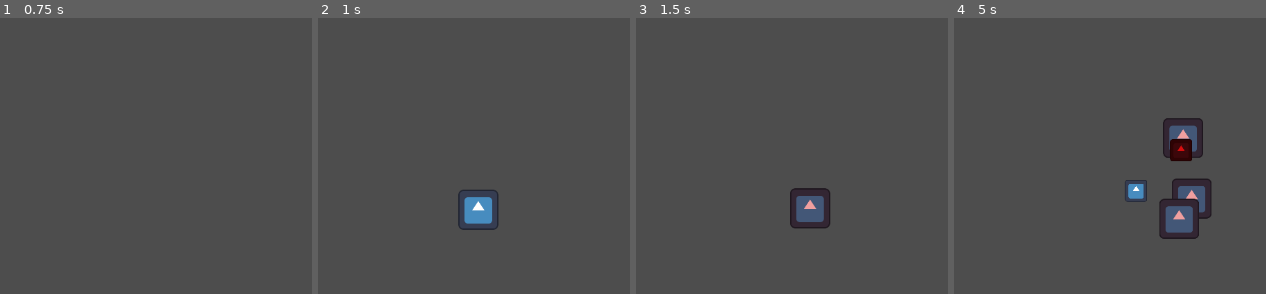
Above: before the commit, frames 1-4 (left to right).
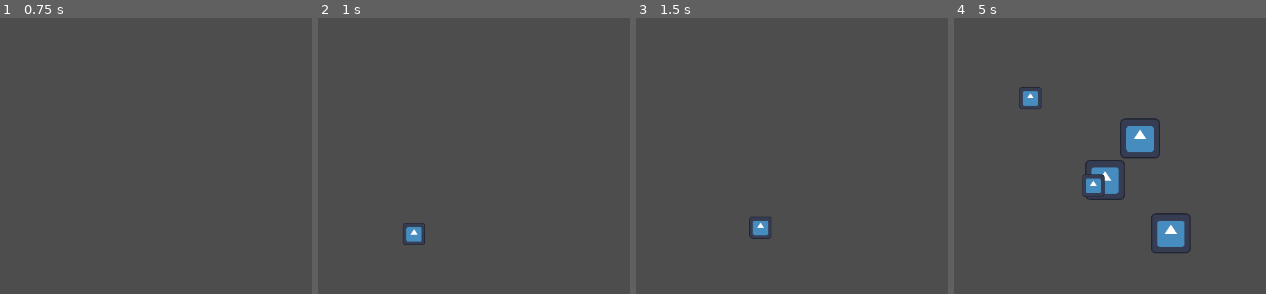
Above: after the commit, the same moments.

Repository: turbohermit/femovico
Game: Godot game, scene res://Example/Scenes/scene_example.tscn
Two runs of this game, one before a commit and one after it. Both use one fixed random seed, a clock stepped at 60 frames per second and the inputs below. The engine's default icon, where the game draws it, is replaced by a stand-in: a white triangle on a blue panel in a dark square.
Inputs (mouse positions are in pixels of both pictures, inside the frame that each line leads up to):
- Up to frame 1 (0.75 s): tap Enter at 0.5 s; move the mouse to (outside the picture) at 0.52 s; click (outside the picture) at 0.67 s
- Up to frame 2 (1 s): no input
- Up to frame 3 (1.5 s): move the mouse to (804, 208) at 1.27 s; click (804, 208) at 1.42 s
- Up to frame 4 (5 s): move the mouse to (1125, 244) at 2.02 s; click (1125, 244) at 2.17 s; move the mouse to (1069, 222) at 2.77 s; click (1069, 222) at 2.92 s; move the mouse to (1141, 222) at 3.52 s; click (1141, 222) at 3.67 s; move the mouse to (1159, 225) at 4.27 s; click (1159, 225) at 4.42 s

Frame 1 is identical in both runs. In frame 2, 1.5% of the frame differs, in the area x 27-58%, y 62-83%; in frame 3, 2.2%; in frame 4, 8.3%, in the area x 20-83%, y 25-86%.

Commit message:
_ [example] cleanup random functions by replacing it with a model

Diff:
--- a/Example/Scripts/Controllers/MovementController.gd
+++ b/Example/Scripts/Controllers/MovementController.gd
@@ -2,21 +2,20 @@
 extends AController
 func get_class_name(): return "MovementController"
 
-var generator: RandomNumberGenerator
+var m_spawnerModelResource: SpawnerModelResource
+var m_randomModel: RandomModel
 var m_liveEnemiesModel: LiveEnemiesModel
 
-func _init(p_liveEnemiesModel: LiveEnemiesModel):
+func _init(p_liveEnemiesModel: LiveEnemiesModel, p_randomModel: RandomModel, p_spawnerModelResource: SpawnerModelResource):
+	m_spawnerModelResource = p_spawnerModelResource
 	m_liveEnemiesModel = p_liveEnemiesModel
+	m_randomModel = p_randomModel
 	p_liveEnemiesModel.on_enemy_added.connect(on_enemy_added)
-
-	generator = RandomNumberGenerator.new()
 
 func update_tick(p_deltaTime: float):
 	for enemy in m_liveEnemiesModel.Enemies:
 		enemy.move(p_deltaTime)
 
 func on_enemy_added(p_model: EnemyModel):
-	# TODO split to seperate model. Maybe Random base model?
-	# Also maximum spawn range (in spawner model)
-	var point = Vector2(generator.randf_range(-100, 100), generator.randf_range(-100, 100))
+	var point: Vector2 = m_randomModel.range_2D(m_spawnerModelResource.MaximumRange)
 	p_model.set_origin(point)
--- a/Example/Scripts/Controllers/SpawnController.gd
+++ b/Example/Scripts/Controllers/SpawnController.gd
@@ -6,16 +6,18 @@
 var m_spawnerResource: SpawnerModelResource
 var m_spawnerModel: SpawnerModel
 var m_liveEnemiesModel: LiveEnemiesModel
+var m_randomModel: RandomModel
 
 # View Scene
 var m_enemySceneView: PackedScene
 
 var m_viewToModel = {}
 
-func _init(p_spawnerResource: SpawnerModelResource, p_liveEnemiesModel: LiveEnemiesModel, p_enemySceneView: PackedScene):
+func _init(p_liveEnemiesModel: LiveEnemiesModel, p_randomModel: RandomModel, p_spawnerResource: SpawnerModelResource, p_enemySceneView: PackedScene):
+	m_liveEnemiesModel = p_liveEnemiesModel
+	m_randomModel = p_randomModel
+	m_spawnerResource = p_spawnerResource
 	m_enemySceneView = p_enemySceneView
-	m_liveEnemiesModel = p_liveEnemiesModel
-	m_spawnerResource = p_spawnerResource
 
 	m_spawnerModel = SpawnerModel.new(p_spawnerResource)
 	m_spawnerModel.on_spawn.connect(on_spawn_received)
@@ -27,7 +29,7 @@
 	if m_liveEnemiesModel.Count >= m_spawnerResource.MaximumLivingSpawns:
 		return
 
-	var index = m_spawnerModel.pick_creature_index()
+	var index = m_randomModel.range(m_spawnerResource.CreatureCount)
 	var creature: CreatureModelResource = m_spawnerResource.get_creature(index)
 
 	var model: EnemyModel = EnemyModel.new(creature)
--- a/Example/Scripts/Features/CombatFeature.gd
+++ b/Example/Scripts/Features/CombatFeature.gd
@@ -8,25 +8,18 @@
 @export_category("View Scenes")
 @export var EnemyViewScene: PackedScene
 
-# Model Instances
-
-# Views
-
-# Controllers
-
 func init_controllers():
 	# Initializing a Model in Features is fine if you want to share it over multiple Controllers.
 	# Just make sure to actually manipulate the data from the Controllers, not in the Feature.
 	var liveEnemiesModel = LiveEnemiesModel.new()
+	var randomModel = RandomModel.new()
 
 	kickstart(
-		SpawnController.new(SpawnerResource, liveEnemiesModel, EnemyViewScene)
+		SpawnController.new(liveEnemiesModel, randomModel, SpawnerResource, EnemyViewScene)
 	)
-
 	kickstart(
-		MovementController.new(liveEnemiesModel)
+		MovementController.new(liveEnemiesModel, randomModel, SpawnerResource)
 	)
-
 	kickstart(
 		HealthController.new(liveEnemiesModel)
 	)
--- a/Example/Scripts/ModelResources/SpawnerModelResource.gd
+++ b/Example/Scripts/ModelResources/SpawnerModelResource.gd
@@ -5,10 +5,15 @@
 @export_category("Spawn Values")
 @export var TimeBeforeSpawn: float = 5
 @export var MaximumLivingSpawns: int = 50
+@export var MaximumRange: float = 100
 
 # Replace with your own data.
 @export_category("Creatures")
 @export var Creatures: Array[CreatureModelResource]
+
+var CreatureCount:
+	get:
+		return Creatures.size()
 
 # It's good practice to seperate runtime Model instances from ModelResources,
 # So you don't accidentally change serialized values.
--- /dev/null
+++ b/Example/Scripts/Models/RandomModel.gd
@@ -0,0 +1,14 @@
+class_name RandomModel
+extends AModel
+func get_class_name(): return "RandomModel"
+
+var m_generator: RandomNumberGenerator
+
+func _init():
+	m_generator = RandomNumberGenerator.new()
+
+func range(p_maximum: int):
+	return m_generator.randi_range(0, p_maximum - 1)
+
+func range_2D(p_range: int):
+	return Vector2(m_generator.randf_range(-p_range, p_range), m_generator.randf_range(-p_range, p_range))
--- a/Example/Scripts/Models/SpawnerModel.gd
+++ b/Example/Scripts/Models/SpawnerModel.gd
@@ -2,22 +2,14 @@
 extends AModel
 func get_class_name(): return "SpawnerModel"
 
-var m_generator: RandomNumberGenerator
 var m_countdown: float
 var m_spawnTime: float
-var m_maxPickRange: int
 
 signal on_spawn
 
 func _init(p_resource: SpawnerModelResource):
 	m_spawnTime = p_resource.TimeBeforeSpawn
 	m_countdown = m_spawnTime
-
-	m_maxPickRange = p_resource.Creatures.size() - 1
-	m_generator = RandomNumberGenerator.new()
-
-func pick_creature_index() -> int:
-	return m_generator.randi_range(0, m_maxPickRange)
 
 func update_tick(p_deltaTime: float):
 	m_countdown -= p_deltaTime
